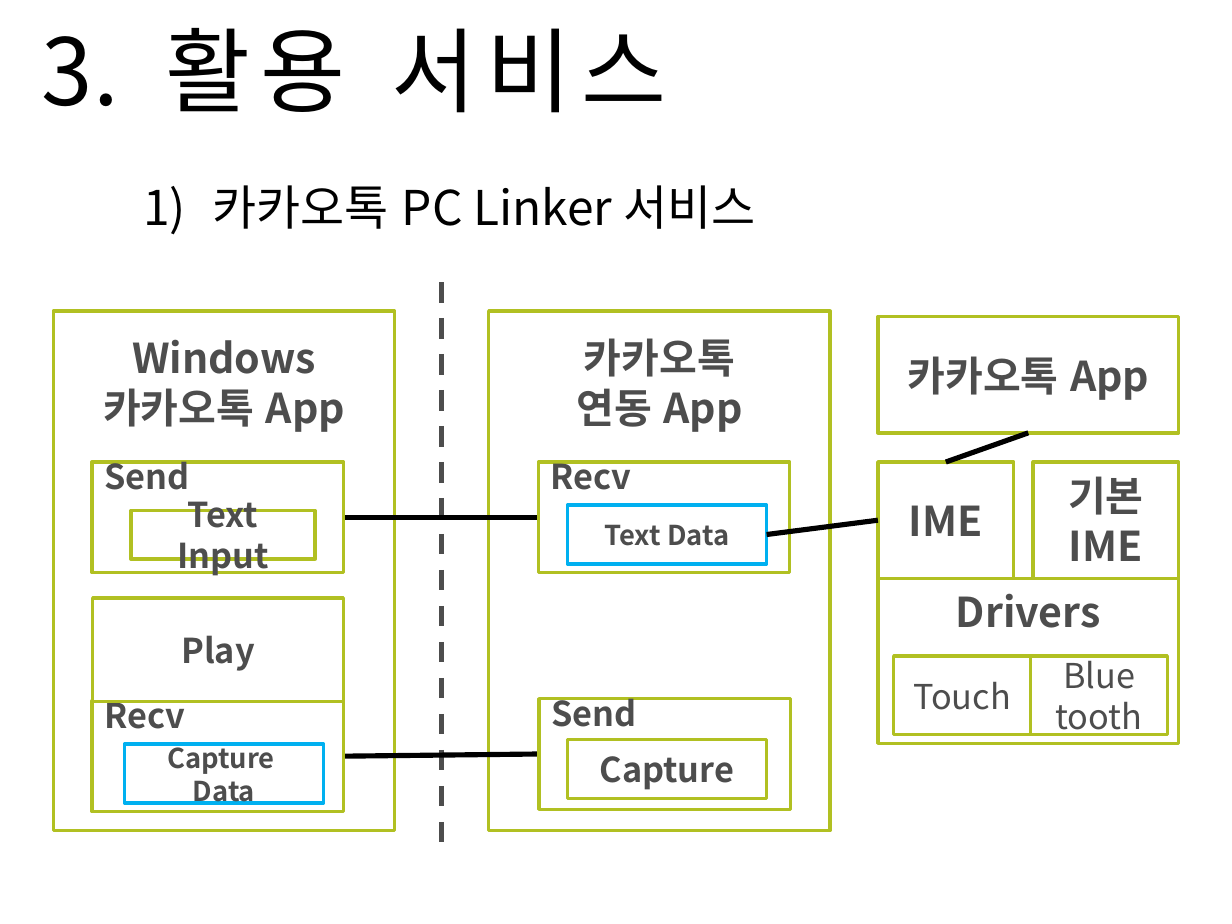
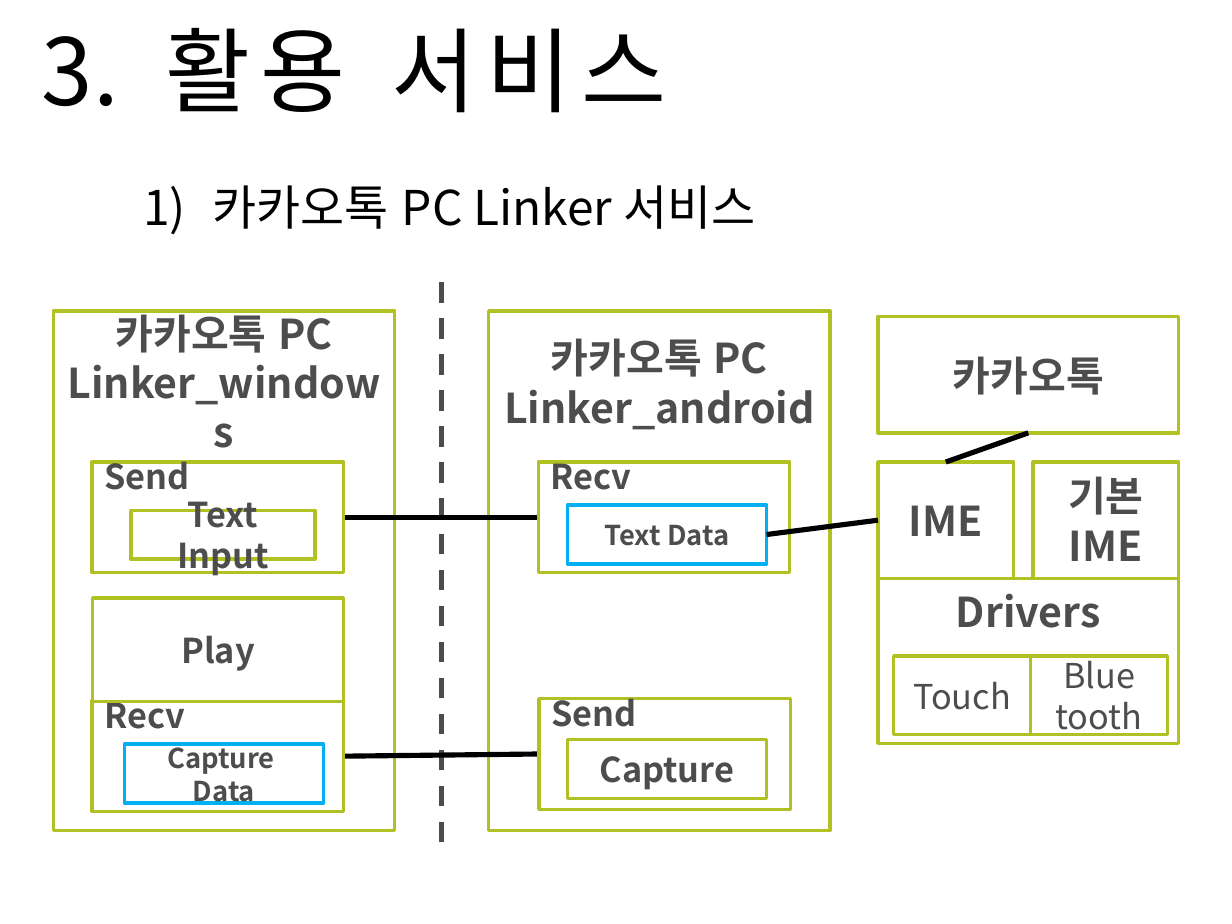
Before and after one commit to Sanghyun-Lee/Android-USB, a slide deck: slide 11 of Documents/presentation doc/mid_presentation.pptx. Drawn at 1232x924 pixels with LibreOffice and Linux fonts; fonts in the diff are those of the drawing; background and template pictures are left out. Boxes give left, top, right and bottom in pixels: in the first picture for what was removed or moved away, otherwise in the second. Text is boxed around its words. In the diff, an @@ line names an element or a change of style, - is before the commit and + after.

```diff
--- a/Documents/presentation doc/mid_presentation.pptx
+++ b/Documents/presentation doc/mid_presentation.pptx
@@ text in rectangle at (68,309,381,405): text changed @@
-Windows
-카카오톡 App
+카카오톡 PC Linker_windows
@@ text in rectangle at (504,338,814,430): text changed @@
-카카오톡
-연동 App
+카카오톡 PC Linker_android
@@ text in rectangle at (953,356,1104,395): text changed @@
-카카오톡 App
+카카오톡
```
Also in this commit, not shown: 3 other slides changed, 1 other file.
